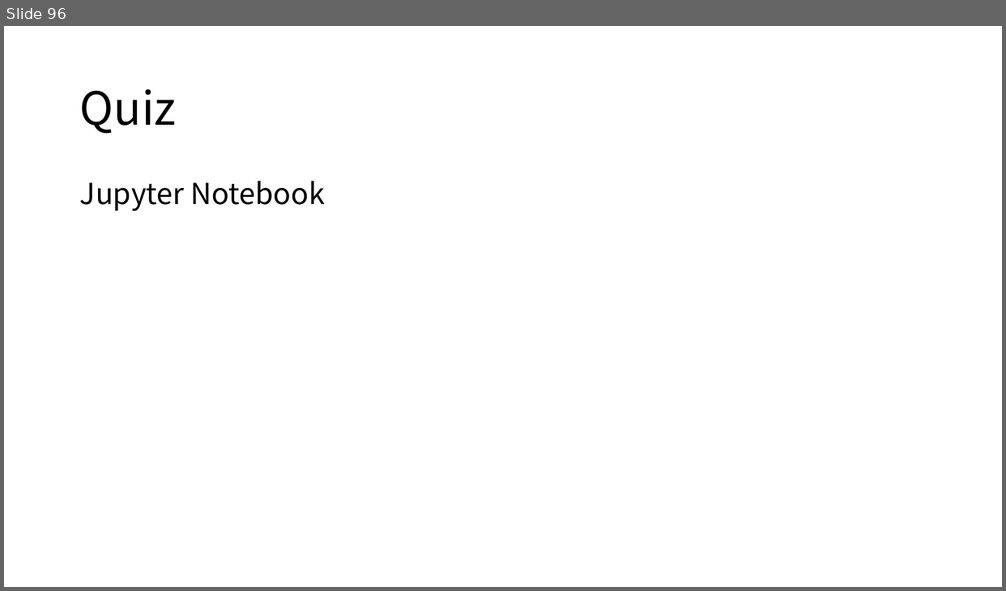
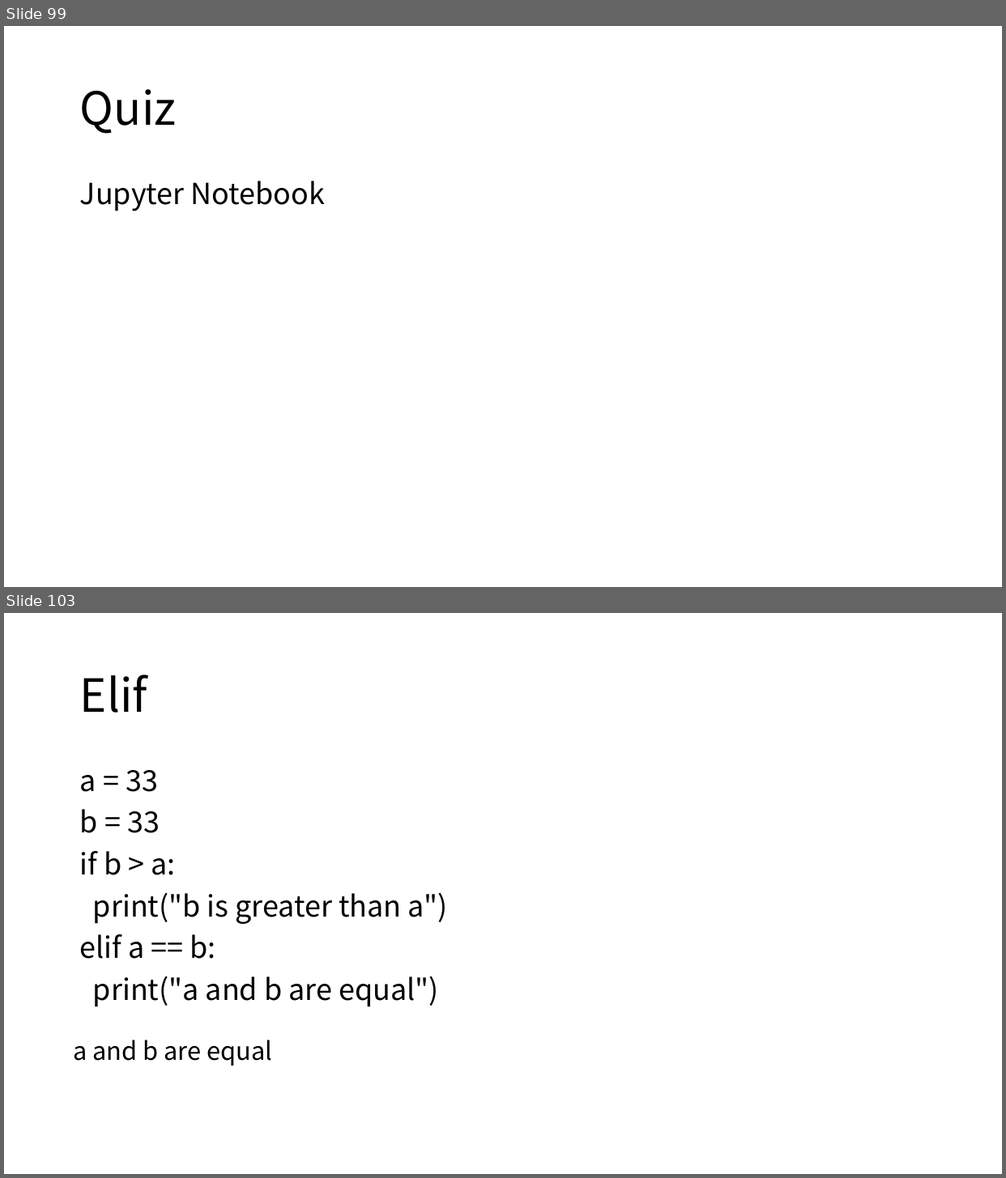
Before and after one commit to HanSeunghyuk/Python_Tutorial, a slide deck: Python Tutorial.pptx. Shown one above the other, each under a label of ours: slide 96 before the commit, slides 99 and 103 after it; the slides between them are not shown. The pictures are 1006x591 and 1006x1178 pixels, drawn with LibreOffice and Linux fonts; fonts in the diff are those of the drawing. Boxes give left, top, right and bottom in pixels: in the first picture for what was removed or moved away, otherwise in the second. Text is boxed around its words. In the diff, an @@ line names an element or a change of style, - is before the commit and + after.

```diff
--- a/Python Tutorial.pptx
+++ b/Python Tutorial.pptx
@@ slide 103 added at <box>4,613,1002,1174</box>, background #FFFFFF @@
@@ title added at <box>80,675,147,713</box>, 44 pt, text #000000 @@
+Elif
@@ text added at <box>80,770,448,1007</box>, 28 pt, text #000000 @@
+a = 33
+b = 33
+if b > a:
+print("b is greater than a")
+elif a == b:
+print("a and b are equal")
@@ text added at <box>73,1040,273,1066</box>, 24 pt, text #000000 @@
+a and b are equal
@@ what was slide 96 is now slide 99 @@
```
Also in this commit, not shown: 16 other slides added.
